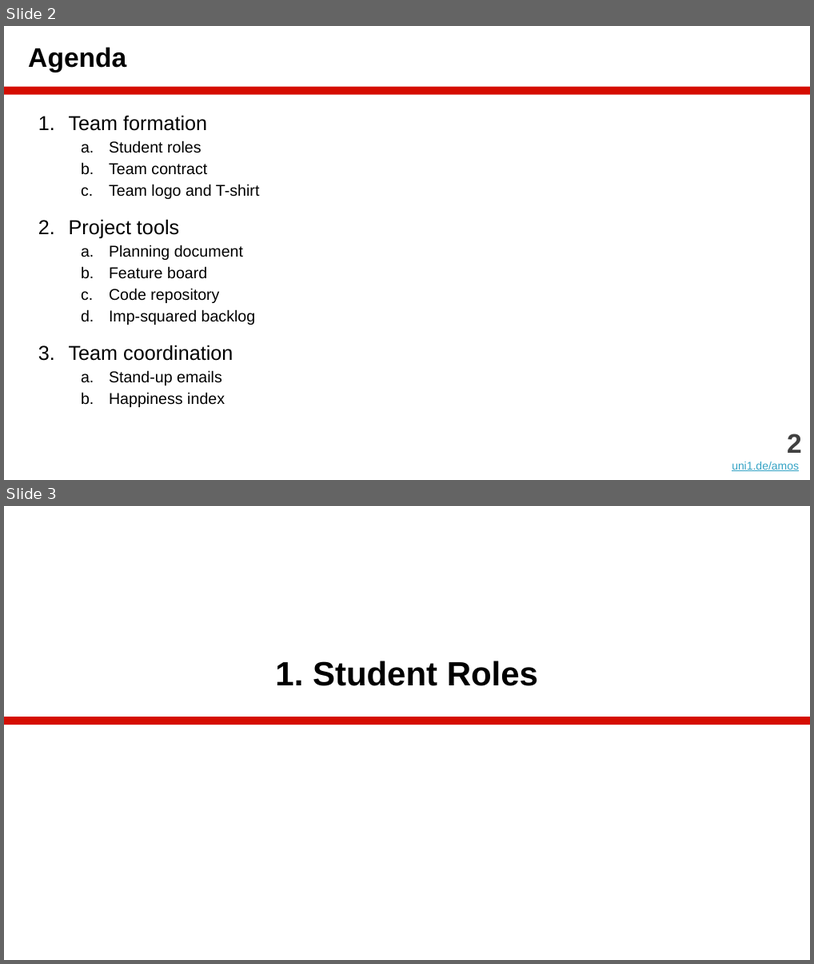
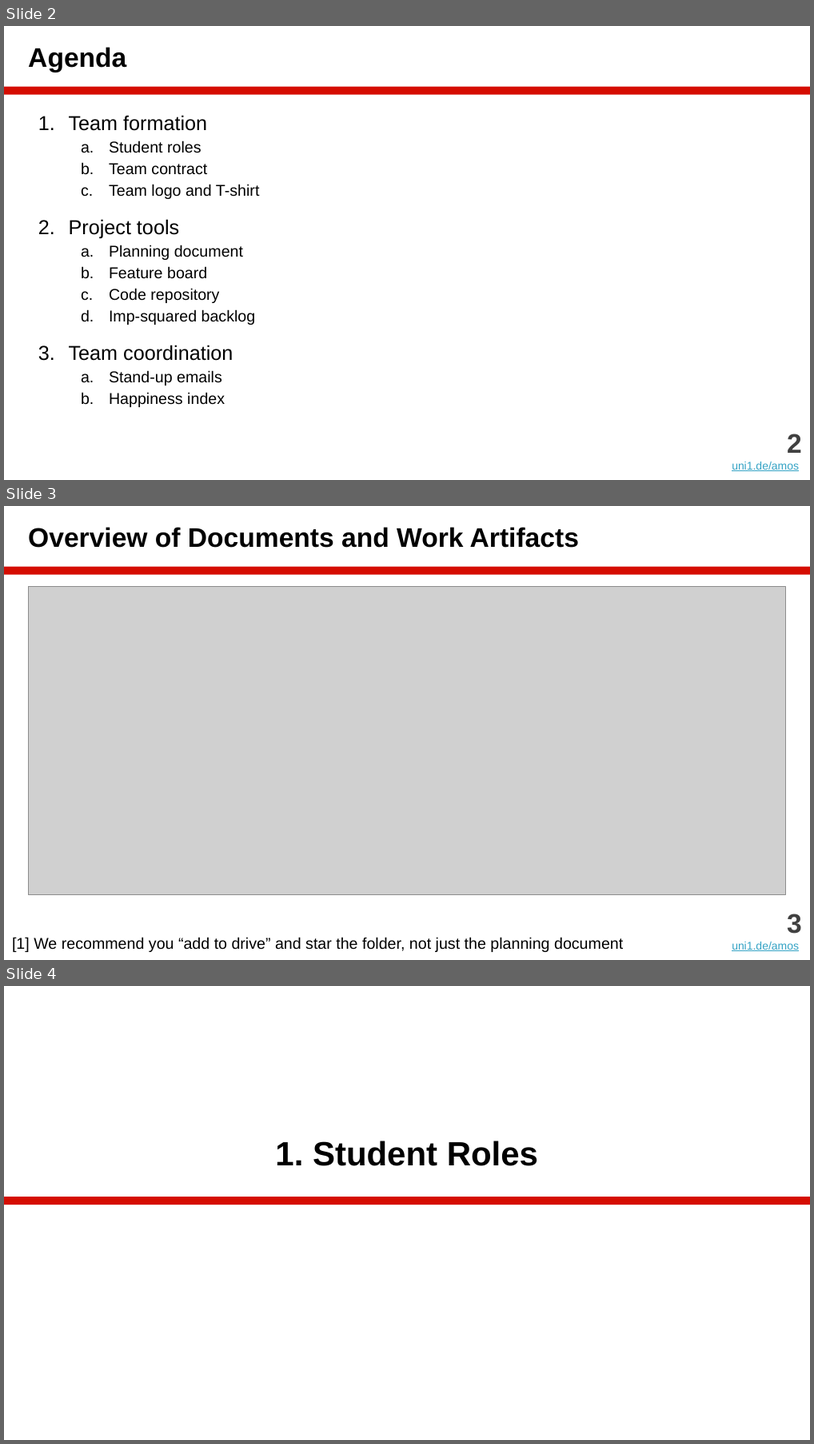
Before and after one commit to dirkriehle/amos-course, a slide deck: Lecture slides/AMOS B01 - Team and Tools.pptx. Shown one above the other, each under a label of ours: slides 2 and 3 before the commit, slides 2, 3 and 4 after it. The pictures are 814x964 and 814x1444 pixels, drawn with LibreOffice and Linux fonts; fonts in the diff are those of the drawing; grey boxes stand for pictures. Boxes give left, top, right and bottom in pixels: in the first picture for what was removed or moved away, otherwise in the second. Text is boxed around its words. In the diff, an @@ line names an element or a change of style, - is before the commit and + after.

Commit message:
Final version for AMOS summer 2024

```diff
--- a/Lecture slides/AMOS B01 - Team and Tools.pptx
+++ b/Lecture slides/AMOS B01 - Team and Tools.pptx
@@ slide 3 added at [4,506,810,960], background #FFFFFF; not listed: 1 template element that a slide beside it also shows @@
@@ title added at [28,527,579,548], 24 pt, text #000000, bold @@
+Overview of Documents and Work Artifacts
@@ picture added at [28,587,786,895] @@
@@ text added at [732,913,802,951], 10 pt, text #34A3C5, underline @@
+3
+uni1.de/amos
@@ text added at [12,936,623,952], 14 pt, text #000000 @@
+[1] We recommend you “add to drive” and star the folder, not just the planning document
@@ what was slide 3 is now slide 4 @@
```
Also in this commit, not shown: 1 slide changed, 11 other files.
